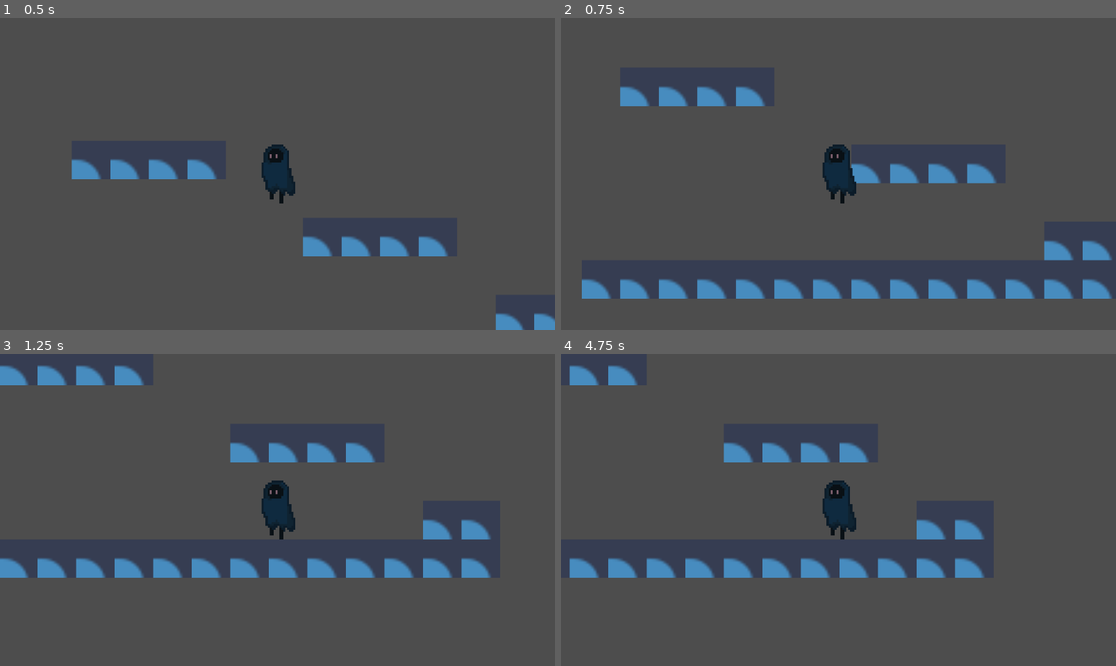
Above: before the commit, frames 1-4 (two rows, left to right).
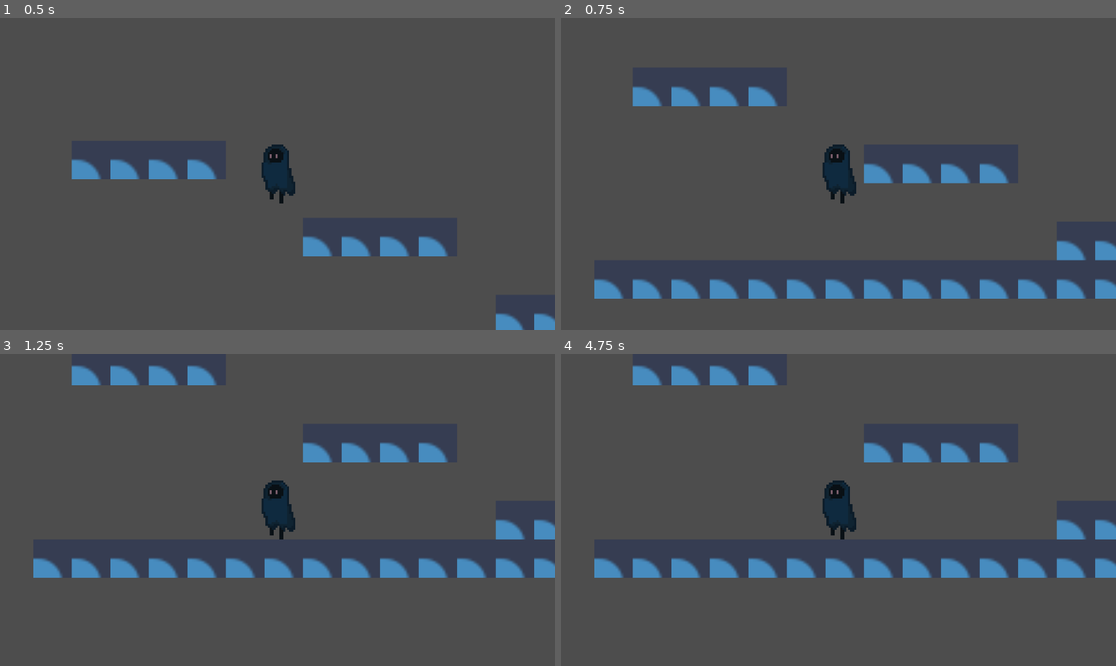
Above: after the commit, the same moments.

Repository: Sukarth/Hackclub-Jumpstart-Game
Game: Godot game, scene res://game.tscn
Same seed, same stepped clock (60 frames per second), same inputs: the game is played once before the commit and once after it. The engine's default icon, where the game draws it, is replaced by a stand-in: a white triangle on a blue panel in a dark square.
Inputs:
- Up to frame 1 (0.5 s): no input
- Up to frame 2 (0.75 s): tap Enter (ui_accept) at 0.5, 0.6 s; hold Right (ui_right) from 0.53 s (still down); hold Tab (ui_text_completion_replace) from 0.53 s (still down)
- Up to frame 3 (1.25 s): keep holding Right (ui_right); keep holding Tab (ui_text_completion_replace); tap Space (jump) at 0.77, 1.07 s
- Up to frame 4 (4.75 s): release Tab (ui_text_completion_replace) at 1.28 s; tap Tab (ui_text_completion_replace) at 1.35, 3.05 s; tap Space (jump) at 1.52, 1.55, 1.82, 2.1, 3.02, 3.32, 3.77, 3.8, 4.07, 4.52 s; release Right (ui_right) at 2.03 s; hold Left (ui_left) 2.03-2.78 s; tap Enter (ui_accept) at 2.3, 2.85, 4.25, 4.35 s; hold Right (ui_right) 2.78-4.28 s; hold Tab (ui_text_completion_replace) 3.53-4.28 s; hold Left (ui_left) from 4.28 s (still down)

Frame 1 is identical in both runs. In frame 2, 7.2% of the frame differs, in the area x 3-100%, y 21-90%; in frame 3, 6.1%; in frame 4, 9.3%, in the area x 1-100%, y 3-72%.

Commit message:
wasd player movement

Diff:
--- a/player/player.gd
+++ b/player/player.gd
@@ -20,7 +20,7 @@
 	GameManager.ability_sacrificed.connect(_on_ability_sacrificed)
 	GameManager.visual_sacrificed.connect(_on_visual_sacrificed)
 
-	print("🎮 Player ready! Use WASD/Arrows + Space to move")
+	print("🎮 Player ready! Use WASD + Space to move")
 
 func _physics_process(delta: float) -> void:
 	# === GRAVITY SYSTEM ===
@@ -29,17 +29,17 @@
 		if not is_on_floor():
 			velocity += get_gravity() * delta
 	else:
-		# Zero gravity - floating controls
-		if Input.is_action_pressed("ui_up"):
+		# Zero gravity - floating controls with W/S
+		if Input.is_key_pressed(KEY_W):
 			velocity.y = -BASE_SPEED * 0.7
-		elif Input.is_action_pressed("ui_down"):
+		elif Input.is_key_pressed(KEY_S):
 			velocity.y = BASE_SPEED * 0.7
 		else:
 			# Gradual stop in zero-g
 			velocity.y = move_toward(velocity.y, 0, BASE_SPEED * 2 * delta)
 
 	# === JUMPING SYSTEM ===
-	if Input.is_action_just_pressed("ui_accept") and GameManager.can_jump:
+	if Input.is_key_pressed(KEY_SPACE) and GameManager.can_jump:
 		if GameManager.has_gravity:
 			# Normal jump (only on ground)
 			if is_on_floor():
@@ -49,7 +49,12 @@
 			velocity.y = BASE_JUMP_VELOCITY * 0.4
 
 	# === MOVEMENT SYSTEM ===
-	var direction := Input.get_axis("ui_left", "ui_right")
+	var direction := 0.0
+	if Input.is_key_pressed(KEY_A):
+		direction -= 1.0
+	if Input.is_key_pressed(KEY_D):
+		direction += 1.0
+
 	var current_speed: float
 
 	if GameManager.can_run:
@@ -57,7 +62,7 @@
 	else:
 		current_speed = SLOW_SPEED  # Slower when running is sacrificed
 
-	if direction:
+	if direction != 0:
 		velocity.x = direction * current_speed
 		# Flip sprite if it exists
 		if sprite:
@@ -154,14 +159,14 @@
 	await get_tree().create_timer(0.05).timeout
 	sprite.position = original_pos
 
-# Debug info (only process when UI is not visible)
+# Debug info only (no more sacrifice keys!)
 func _input(event):
 	# Check if sacrifice UI is open - don't process game inputs if it is
 	var sacrifice_ui = get_tree().get_first_node_in_group("sacrifice_ui")
 	if sacrifice_ui and sacrifice_ui.visible:
 		return
 
-	if event.is_action_pressed("ui_text_completion_replace"):  # Tab key
+	if Input.is_key_pressed(KEY_TAB):
 		print("🔍 DEBUG - Current sacrifices:")
 		print("  Gravity: ", not GameManager.has_gravity)
 		print("  Friction: ", not GameManager.has_friction)
